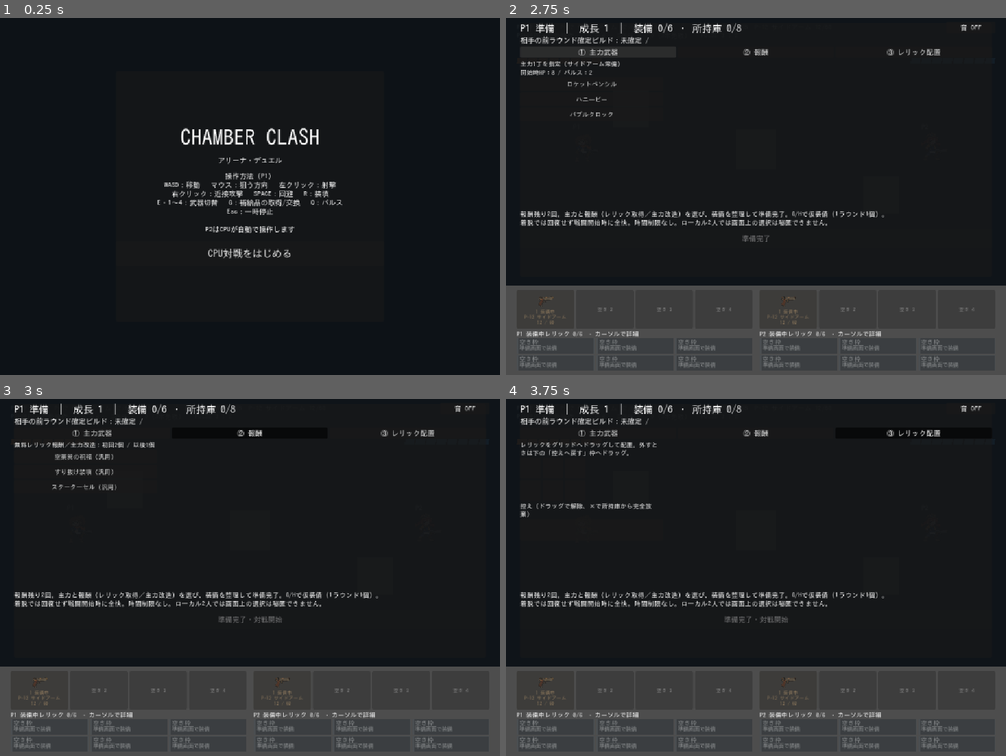
Above: before the commit, frames 1-4 (two rows, left to right).
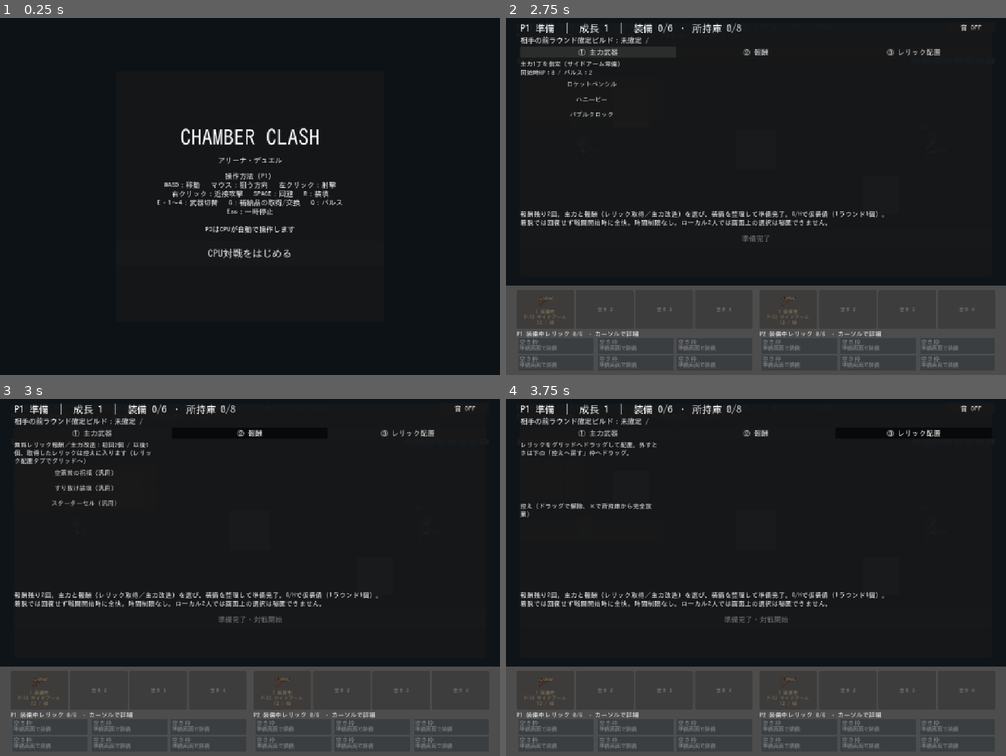
Above: after the commit, the same moments.

Repository: gyap41/chamber-clash-web
Game: Godot game, scene res://scenes/ui/title.tscn
Two runs of this game, one before a commit and one after it. Both use one fixed random seed, a clock stepped at 60 frames per second and the inputs below.
Inputs:
- Up to frame 1 (0.25 s): no input
- Up to frame 2 (2.75 s): click "CPU対戦をはじめる" at 0.5 s; click "リナ（ガンナー） HP8・速度205" at 1.25 s; click "① 主力武器" at 2 s
- Up to frame 3 (3 s): click "② 報酬" at 2.75 s
- Up to frame 4 (3.75 s): click "③ レリック配置" at 3.5 s

Frames 1-2 are identical in both runs. In frame 3, 0.8% of the frame differs, in the area x 2-31%, y 12-31%; in frame 4, nothing differs.

Commit message:
P8y: レリックの取得と配置を分離（準備画面側）
- claim()から即時装備を外し、取得したレリックは所持庫に入るだけにする

- 人間が装備する経路をドラッグのplace()のみに一本化し、未使用だったpreparation.toggle()を撤去

- 自動配置(_equip_if_fits)はauto_prepare()＝CPU専用の経路として残す

- 報酬タブの見出しに、取得したレリックが控えへ入る旨を追記

- build_inventory / relic_grid に取得と配置が分離されたことの検証を追加

Co-Authored-By: Claude Opus 5 <noreply@anthropic.com>
Claude-Session: https://claude.ai/code/session_01Vm4ZjBUJXgdWknPY75mCtJ

Diff:
--- a/scripts/game/match_state.gd
+++ b/scripts/game/match_state.gd
@@ -126,14 +126,19 @@
 		# （「旧武器の改造は移転しない」）。
 		builds[i].mods[parsed.weapon_id] = parsed.mod_key
 	else:
+		# P8y 取得と配置の分離：報酬で取得したレリックは所持庫（owned）に入るだけで、装備は
+		# しない。どのマスへ置くかはプレイヤーが準備画面でドラッグして決める（place()）。
+		# 取得した瞬間に勝手にグリッドの空きへ置かれるのは「自分で判断して配置する」という
+		# 方針に反するため、P8xで入れた即時装備をここで撤回した。
 		builds[i].owned.append(id)
-		_equip_if_fits(i,id)
 	remaining[i] -= 1
 	if not initial: reward_counts[i] += 1
 	return true
-# claim()の即時装備・toggle()の装備側で共通の「収まるなら装備する」処理。P8xでグリッドの
-# 空きマスが実際の制約になったため、旧来の「置き場がなくても個数上限内なら装備は成立する」
-# という抜け道は廃止した——装備が成立する＝実際にグリッドへ置ける、という一本の基準に統一する。
+# 「収まるなら装備する」自動配置。P8xでグリッドの空きマスが実際の制約になったため、旧来の
+# 「置き場がなくても個数上限内なら装備は成立する」という抜け道は廃止した——装備が成立する＝
+# 実際にグリッドへ置ける、という一本の基準に統一する。P8yで人間の操作経路（claim()の即時装備）
+# からは切り離したため、現在ここを通るのはtoggle()の装備側——実質auto_prepare()＝CPUだけである。
+# 人間はplace()でマスを指定して置く。
 func _equip_if_fits(i: int, id: int) -> bool:
 	var anchor := auto_place(i,id)
 	if anchor.x < 0: return false
--- a/scripts/ui/preparation.gd
+++ b/scripts/ui/preparation.gd
@@ -52,13 +52,12 @@
 	game.telemetry.record("reward",{"player":turn,"id":id})
 	refresh()
 	return true
-func toggle(id: int) -> void:
-	if game.phase != "prepare": return
-	if game.match_state.toggle(turn,id): game.telemetry.record("equip_relic",{"player":turn,"id":id})
-	refresh()
-# P8 配置基盤：ドラッグ＆ドロップでの配置・移動（グリッドのマスへドロップ）。着脱の可否は
-# match_state.place()の個数上限判定に従う。同じマスへ置き直す等、実際には何も変わらない
-# ドロップでも一律refresh()するが、副作用はなく無害。
+# P8 配置基盤：ドラッグ＆ドロップでの配置・移動（グリッドのマスへドロップ）。可否は
+# match_state.place()＝そのマスに形状が実際に収まるかどうかだけで決まる。同じマスへ置き直す等、
+# 実際には何も変わらないドロップでも一律refresh()するが、副作用はなく無害。
+# P8y 取得と配置の分離：人間が装備する経路はこのplace()だけになった。位置を自動で決める
+# match_state.toggle()の装備側を呼ぶ人間向けラッパー（旧toggle()）は、報酬取得時の即時装備と
+# あわせて撤去してある——自動配置を使うのはauto_prepare()＝CPUだけ。
 func place_relic(id: int, cell: Vector2i) -> void:
 	if game.phase != "prepare": return
 	if game.match_state.place(turn,id,cell): game.telemetry.record("place_relic",{"player":turn,"id":id,"cell":cell})
@@ -200,7 +199,7 @@
 		var weapon_desc: String = Weapons.definition(id).desc
 		if mods.has(id): weapon_desc += "\n⚙"+str(Weapons.mod_definition(id,mods[id]).name)+"："+str(Weapons.mod_definition(id,mods[id]).desc)
 		button_at(columns[0],("✓ " if id == build.main else "")+Weapons.definition(id).name+mod_tag,select_gun.bind(id),false,weapon_desc)
-	label_at(columns[1],"無料レリック報酬／主力改造：初回2個 / 以後1個")
+	label_at(columns[1],"無料レリック報酬／主力改造：初回2個 / 以後1個。取得したレリックは控えに入ります（レリック配置タブでグリッドへ）")
 	var candidates: Array = state.rewards[turn].duplicate()
 	if state.temporary[turn] >= 0 and state.temporary[turn] not in candidates: candidates.append(state.temporary[turn])
 	for id in candidates:
--- a/tests/build_inventory.gd
+++ b/tests/build_inventory.gd
@@ -5,6 +5,8 @@
 # 本当に満杯かどうかはtests/relic_grid.gdの専用ケースで検証している。ここでは「所持庫8個の
 # 上限」「入れ替え・破棄」「重複・仮装備ガード」「回復抜け防止」「主力Sの装備・ラウンド
 # リセット」という、容量モデルの具体的な数値には依存しない部分を検証する。
+# P8y：さらにclaim()から即時装備を外し、取得（owned入り）と配置（place()）を分離した。
+# 「取っただけでは装備にならず、自分で置いて初めて装備になる」ことをclaim(0,8)の前後で確認する。
 func _initialize() -> void:
 	call_deferred("run")
 func run() -> void:
@@ -21,7 +23,10 @@
 	assert(m.toggle(0,6) and 6 in m.builds[0].equipped) # グリッドに空きがあるので装備できる（旧・個数上限6ならここで弾かれていた）
 	assert(m.toggle(0,6) and 6 not in m.builds[0].equipped) # 解除も通常どおり
 	assert(m.builds[0].equipped.size() == 6)
-	assert(m.discard(0,7) and m.claim(0,8)) # 7を破棄して空けた枠に8を獲得。P8xではclaim()時にグリッドの空きへ自動配置されるので、8はそのまま装備される（装備7個目）
+	assert(m.discard(0,7) and m.claim(0,8)) # 7を破棄して空けた枠に8を獲得
+	assert(8 in m.builds[0].owned and 8 not in m.builds[0].equipped) # P8y：claim()は所持庫へ入れるだけ。グリッドに空きがあっても自動では装備されない
+	assert(m.place(0,8,m.auto_place(0,8)) and 8 in m.builds[0].equipped) # 自分で置いて初めて装備になる
+	assert(m.toggle(0,8) and 8 not in m.builds[0].equipped) # 以降の検証は装備6個の状態で続けるので外しておく
 	assert(m.builds[0].owned.size() == 8 and not m.claim(0,9))
 	var p = game.players[0]
 	p.state.hp = 3
@@ -33,7 +38,7 @@
 	assert(p.state.hp == 3)
 	p.apply_build(m.builds[0],m.capacity(),true)
 	assert(p.state.hp == 10)
-	assert(p.relics.size() == 7) # 上のclaim(0,8)が自動装備された分（旧・個数上限6なら装備されず6個のままだった）
+	assert(p.relics.size() == 6) # 最初にplace()した6個だけ。claim(0,8)は所持庫止まりで装備には数えられない
 	# 仮装備ガード（player.gdのrelic_capacity到達）は容量モデルの数値そのものとは独立した
 	# ロジックなので、ここではcapacity引数にちょうど今の装備数を渡して「満杯」の境界を作る
 	# （play_feedback.gdで使われている手法と同じ）。
@@ -66,6 +71,6 @@
 	assert(p.weapon().id == 8 and p.weapon().clip == p.definition().mag and p.weapon().mode == 0)
 	assert(p.state.hp == p.state.max_hp and p.state.pulses == p.initial_pulses and p.state.shield == 0)
 	assert(p.inventory.size() == 2)
-	print("PASS: 8 inventory, area-based equip (P8x), swap/discard, duplicate/temp guards, no healing exploit, S main/reset")
+	print("PASS: 8 inventory, area-based equip (P8x), claim-does-not-place (P8y), swap/discard, duplicate/temp guards, no healing exploit, S main/reset")
 	game.queue_free()
 	quit()
--- a/tests/relic_grid.gd
+++ b/tests/relic_grid.gd
@@ -5,7 +5,9 @@
 # ドロップ判定を検証する。P8xでcapacity()はグリッドの総マス数（面積）を返すよう再定義され、
 # 着脱可否は個数ではなくfits()/auto_place()（実際にその形状が収まる空きマスがあるか）だけで
 # 決まる（詳細はmatch_state.gdのcapacity()直後のコメント参照）。この変更に伴い、旧・個数上限
-# 前提だったtests/build_inventory.gdのアサーションは別途書き直し済み。
+# 前提だったtests/build_inventory.gdのアサーションは別途書き直し済み。さらにP8yで、claim()は
+# 所持庫へ入れるだけになり自動配置しなくなった（人間が装備する経路はplace()のみ。位置を自動で
+# 決めるtoggle()の装備側は実質auto_prepare()＝CPU専用）。
 func _initialize() -> void:
 	call_deferred("run")
 func run() -> void:
@@ -67,15 +69,19 @@
 	assert(m.toggle(0,10)) # 1個外せば1マス空く
 	assert(m.toggle(0,16) and m.builds[0].equipped.size() == m.capacity()) # 空いたマスに収まって再び満杯
 
-	# --- toggle()／claim()の自動配置、discard()での位置解除 ---
+	# --- toggle()の自動配置（CPU経路）、claim()は所持庫止まり（P8y）、discard()での位置解除 ---
 	m.builds[0].equipped.clear()
 	m.builds[0].positions.clear()
 	m.builds[0].owned = [0,1]
-	assert(m.toggle(0,0) and m.builds[0].positions.has(0)) # 装備側は自動配置される
+	assert(m.toggle(0,0) and m.builds[0].positions.has(0)) # 装備側は自動配置される（auto_prepare＝CPUが使う経路）
 	assert(m.toggle(0,0) and not m.builds[0].positions.has(0)) # 解除側は位置も消える
 	m.rewards[0] = [5]
 	m.remaining[0] = 1
-	assert(m.claim(0,5) and m.builds[0].positions.has(5)) # claim()の即時装備も自動配置される
+	# P8y 取得と配置の分離：claim()は所持庫へ入れるだけで、装備も配置もしない。どのマスへ置くかは
+	# プレイヤーがplace()（準備画面のドラッグ）で決める。
+	assert(m.claim(0,5) and 5 in m.builds[0].owned)
+	assert(5 not in m.builds[0].equipped and not m.builds[0].positions.has(5))
+	assert(m.place(0,5,m.auto_place(0,5)) and m.builds[0].positions.has(5)) # 自分で置いて初めて装備になる
 	assert(m.discard(0,5) and not m.builds[0].positions.has(5))
 
 	# --- UIグルー：RelicGridCell／RelicTrayのドロップ判定はmatch_state.fits()/place()に委譲 ---
@@ -119,6 +125,6 @@
 	ms.builds[0].owned = [0,1,2,3,4,5,6,10,11,12,13,14]
 	for id in [0,1,4]: ms.place(0,id,ms.auto_place(0,id))
 	prep.refresh()
-	print("PASS: relic grid shapes/occupancy/fits, auto-place reading order, area-based capacity ceiling (P8x), toggle/claim/discard position bookkeeping, grid-cell/tray drop delegation")
+	print("PASS: relic grid shapes/occupancy/fits, auto-place reading order, area-based capacity ceiling (P8x), claim is storage-only (P8y), toggle/place/discard position bookkeeping, grid-cell/tray drop delegation")
 	game.queue_free()
 	quit()
